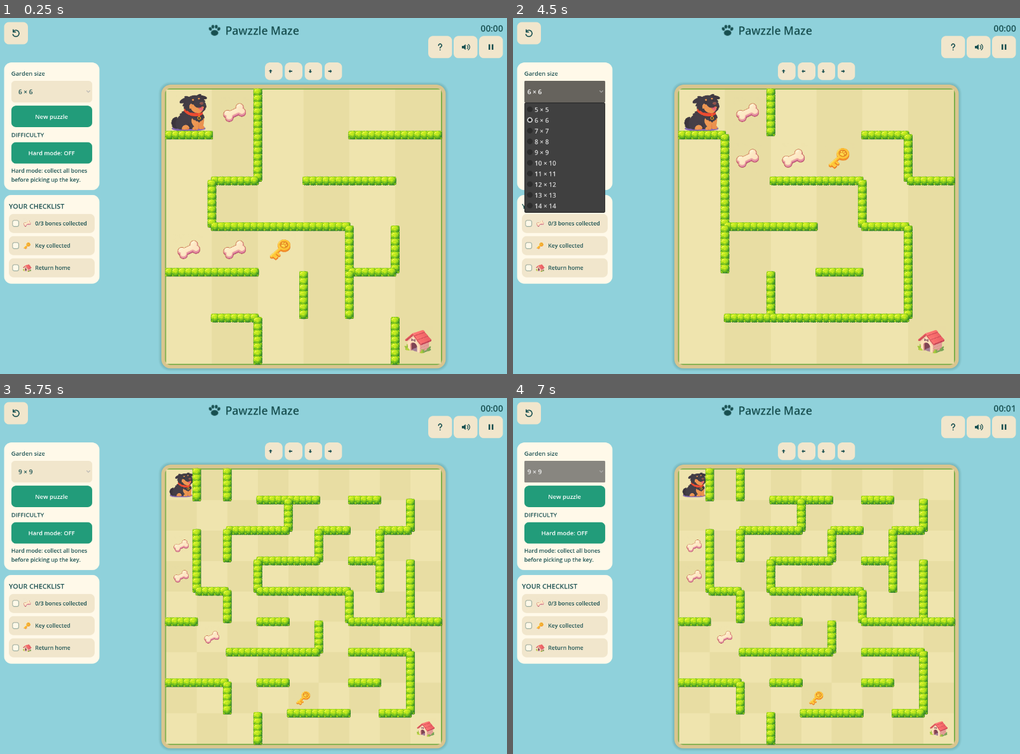
Above: before the commit, frames 1-4 (two rows, left to right).
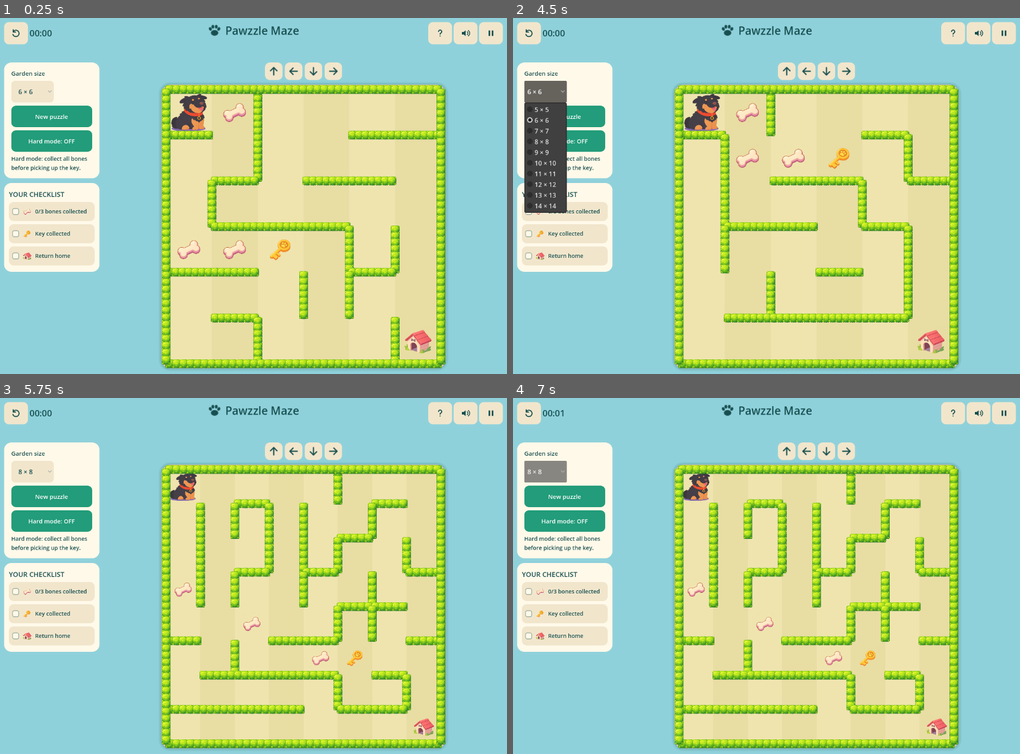
Above: after the commit, the same moments.

Repository: timothylee58/Pawzzle-Maze
Game: Godot game, scene res://garden/main.tscn
Two runs of this game, one before a commit and one after it. Both use one fixed random seed, a clock stepped at 60 frames per second and the inputs below. Sound files missing from this copy of the repository are replaced by a short silence.
Inputs (mouse positions are in pixels of both pictures, inside the frame that each line leads up to):
- Up to frame 1 (0.25 s): no input
- Up to frame 2 (4.5 s): click (528, 32) at 0.5 s; click (528, 32) at 1.25 s; click (528, 32) at 2 s; click "New puzzle" at 2.75 s; click "New puzzle" at 3.5 s; click "6 × 6" at 4.25 s
- Up to frame 3 (5.75 s): click "Hard mode: OFF" at 5 s
- Up to frame 4 (7 s): click (563, 472) at 5.75 s, where only the run before the commit has a clickable "9 × 9"; click (543, 472) at 6.5 s, where only the run after the commit has a clickable "8 × 8"

The runs differ from the first frame. In frame 1, 11% of the frame differs, in the area x 0-100%, y 1-99%; in frame 2, 11%; in frame 3, 25%; in frame 4, 25%.

Commit message:
Clarify garden controls and enclose grids with bush borders

Diff:
--- a/games/godot/garden/board.gd
+++ b/games/godot/garden/board.gd
@@ -86,6 +86,16 @@
 			draw_rect(wall, Color("#629b37"))
 			_draw_hedge(wall)
 
+	# Enclose every maze with the same bushes used for its interior walls.
+	for wall in [
+		Rect2(board_rect.position - Vector2(0, 4), Vector2(board_rect.size.x, 8)),
+		Rect2(Vector2(board_rect.position.x, board_rect.end.y - 4), Vector2(board_rect.size.x, 8)),
+		Rect2(board_rect.position - Vector2(4, 0), Vector2(8, board_rect.size.y)),
+		Rect2(Vector2(board_rect.end.x - 4, board_rect.position.y), Vector2(8, board_rect.size.y))
+	]:
+		draw_rect(wall, Color("#629b37"))
+		_draw_hedge(wall)
+
 func _draw_hedge(rect: Rect2) -> void:
 	var vertical := rect.size.y > rect.size.x
 	var length: float = rect.size.y if vertical else rect.size.x
--- a/games/godot/garden/main.gd
+++ b/games/godot/garden/main.gd
@@ -21,7 +21,7 @@
 var win_next: Button
 var win_restart: Button
 var header: Control
-var header_left: VBoxContainer
+var header_left: HBoxContainer
 var header_right: VBoxContainer
 var title_center: CenterContainer
 var direction_buttons: Array = []
@@ -93,7 +93,7 @@
 	if direction == Vector2i.RIGHT: angle = 90
 	elif direction == Vector2i.DOWN: angle = 180
 	elif direction == Vector2i.LEFT: angle = 270
-	return _svg_icon('<path transform="rotate(%d 12 12)" d="M12 3 3 12h6v9h6v-9h6z" fill="#174f50"/>' % angle)
+	return _svg_icon('<path transform="rotate(%d 12 12)" d="M12 20V4m-7 7 7-7 7 7" fill="none" stroke="#174f50" stroke-width="2.5" stroke-linecap="round" stroke-linejoin="round"/>' % angle)
 
 func _ready() -> void:
 	set_anchors_and_offsets_preset(Control.PRESET_FULL_RECT)
@@ -142,15 +142,16 @@
 	var brand_title := label("Pawzzle Maze", 28)
 	brand_title.autowrap_mode = TextServer.AUTOWRAP_OFF
 	brand.add_child(brand_title)
-	header_left = VBoxContainer.new()
+	header_left = HBoxContainer.new()
 	header.add_child(header_left)
 	header_left.add_child(icon_button("restart", "Restart puzzle", restart))
 	header_right = VBoxContainer.new()
 	header.add_child(header_right)
 	timer_label = label("00:00", 22)
-	timer_label.horizontal_alignment = HORIZONTAL_ALIGNMENT_RIGHT
+	timer_label.horizontal_alignment = HORIZONTAL_ALIGNMENT_LEFT
+	timer_label.vertical_alignment = VERTICAL_ALIGNMENT_CENTER
 	timer_label.autowrap_mode = TextServer.AUTOWRAP_OFF
-	header_right.add_child(timer_label)
+	header_left.add_child(timer_label)
 	var tools_row := HBoxContainer.new()
 	header_right.add_child(tools_row)
 	tools_row.add_child(icon_button("help", "How to play", _show_help))
@@ -201,12 +202,14 @@
 		control.name = "Move" + entry[0]
 		control.icon = _arrow_icon(direction)
 		control.expand_icon = true
-		control.add_theme_constant_override("icon_max_width", 20)
+		control.add_theme_constant_override("icon_max_width", 28)
 		control.add_theme_font_size_override("font_size", 14)
 		for appearance in ["normal", "hover", "pressed"]:
 			var compact := control.get_theme_stylebox(appearance).duplicate() as StyleBoxFlat
 			compact.content_margin_left = 8
 			compact.content_margin_right = 8
+			compact.content_margin_top = 8
+			compact.content_margin_bottom = 8
 			control.add_theme_stylebox_override(appearance, compact)
 		control.custom_minimum_size = Vector2(44, 44)
 		control.focus_mode = Control.FOCUS_NONE
@@ -231,6 +234,7 @@
 	objectives_panel.add_child(objectives)
 	setup.add_child(label("Garden size", 15))
 	size_select = OptionButton.new()
+	size_select.size_flags_horizontal = Control.SIZE_SHRINK_BEGIN
 	for n in range(5, 15): size_select.add_item("%d × %d" % [n, n], n)
 	size_select.selected = 1
 	size_select.custom_minimum_size.y = 44
@@ -239,7 +243,6 @@
 	setup.add_child(size_select)
 	size_select.item_selected.connect(func(_index): generate())
 	setup.add_child(button("New puzzle", generate, true))
-	setup.add_child(label("DIFFICULTY", 15))
 	hard_toggle = button("Hard mode: OFF", _toggle_hard, true)
 	hard_toggle.toggle_mode = true
 	hard_toggle.tooltip_text = "Toggle Hard mode and generate a new garden"
--- a/games/godot/garden/tutorial_strip.gd
+++ b/games/godot/garden/tutorial_strip.gd
@@ -5,13 +5,13 @@
 func _ready() -> void:
 	custom_minimum_size.y = 130
 	mouse_filter = Control.MOUSE_FILTER_IGNORE
-	for item in ["princess_mocha", "bone", "key", "dog_house"]:
+	for item in ["princess_mocha", "bone", "key", "dog_house", "wall_bush"]:
 		textures[item] = load("res://Sprites/textures/" + item + ".png")
 	resized.connect(queue_redraw)
 
 func _draw() -> void:
 	if textures.is_empty(): return
-	var cell := minf(size.x / 10.0, 100.0)
+	var cell := maxf(1, minf((size.x - 28) / 10.0, 100.0))
 	var origin := Vector2((size.x - cell * 10) / 2, (size.y - cell) / 2)
 	for i in 10:
 		var rect := Rect2(origin + Vector2(i * cell, 0), Vector2.ONE * cell)
@@ -19,3 +19,22 @@
 		draw_rect(rect, Color("#9fb06d"), false, 1.5)
 		if PLACEMENT.has(i):
 			draw_texture_rect(textures[PLACEMENT[i]], rect.grow(-cell * 0.08), false)
+
+	var bounds := Rect2(origin, Vector2(cell * 10, cell))
+	for wall in [
+		Rect2(bounds.position - Vector2(0, 4), Vector2(bounds.size.x, 8)),
+		Rect2(Vector2(bounds.position.x, bounds.end.y - 4), Vector2(bounds.size.x, 8)),
+		Rect2(bounds.position - Vector2(4, 0), Vector2(8, bounds.size.y)),
+		Rect2(Vector2(bounds.end.x - 4, bounds.position.y), Vector2(8, bounds.size.y))
+	]:
+		draw_rect(wall, Color("#629b37"))
+		_draw_hedge(wall, cell)
+
+func _draw_hedge(rect: Rect2, cell: float) -> void:
+	var vertical := rect.size.y > rect.size.x
+	var length: float = rect.size.y if vertical else rect.size.x
+	var hedge_size := minf(26, cell * 0.38)
+	var count := maxi(1, int(ceil(length / (hedge_size * 0.7))))
+	for i in count:
+		var center := rect.position + (Vector2(4, (i + 0.5) * length / count) if vertical else Vector2((i + 0.5) * length / count, 4))
+		draw_texture_rect(textures.wall_bush, Rect2(center - Vector2.ONE * hedge_size / 2, Vector2.ONE * hedge_size), false)
Not shown, changed: docs/GODOT_GARDEN_RELEASE.md
Not shown, changed: releases/pawzzle-mochas-garden-gamepix.zip
